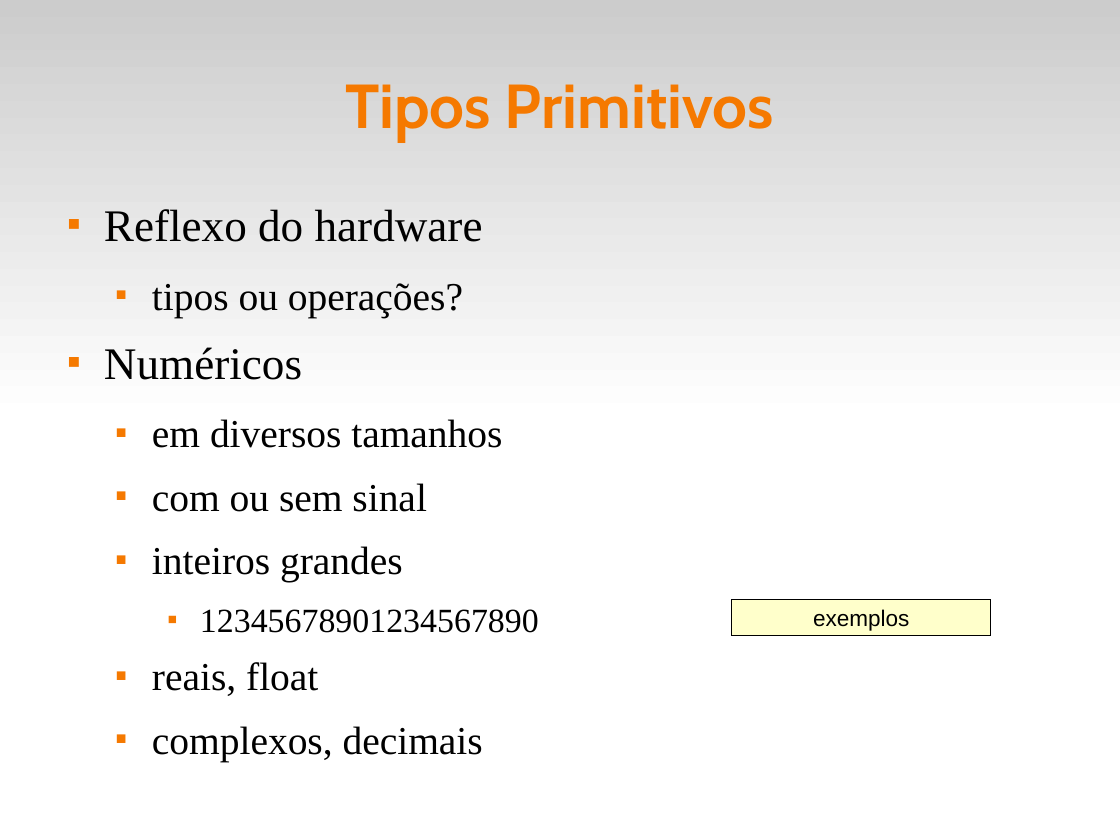
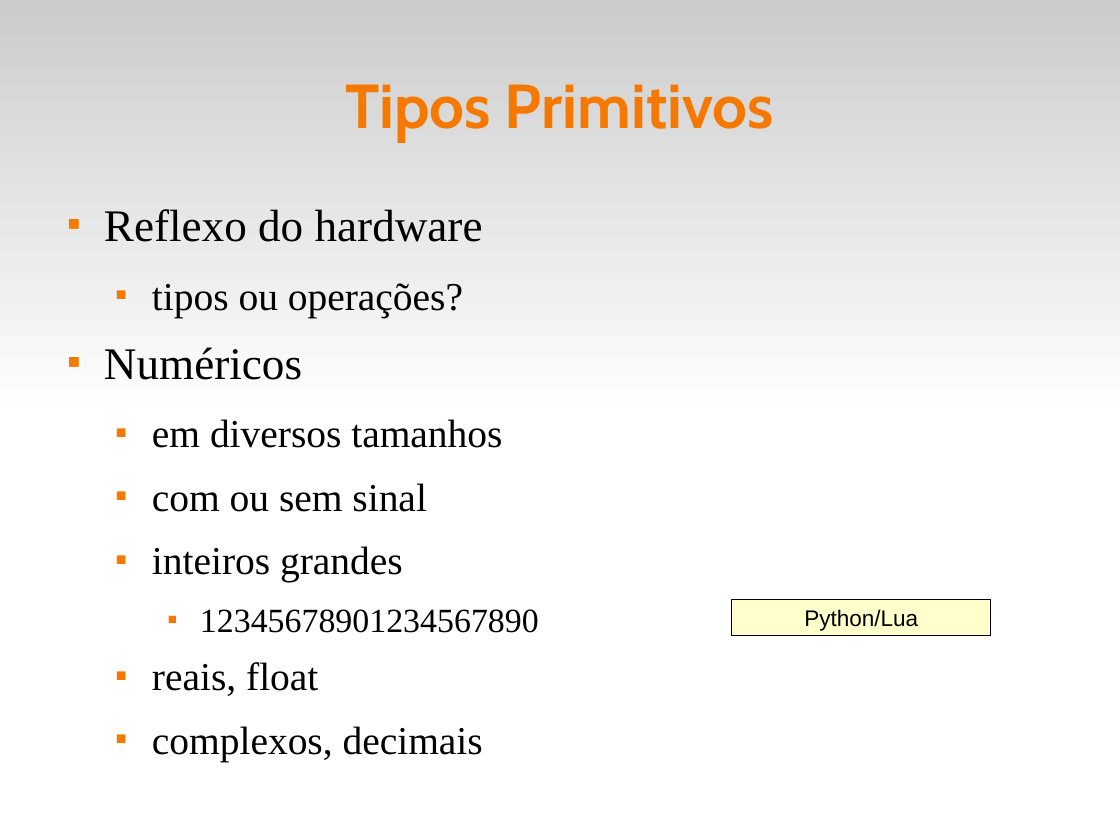
Before and after one commit to fsantanna-uerj/EDL, a slide deck: slide 10 of slides/edl-05-data.odp. Drawn at 1120x840 pixels with LibreOffice and Linux fonts; fonts in the diff are those of the drawing. Boxes give left, top, right and bottom in pixels: in the first picture for what was removed or moved away, otherwise in the second. Text is boxed around its words. In the diff, an @@ line names an element or a change of style, - is before the commit and + after.

```diff
--- a/slides/edl-05-data.odp
+++ b/slides/edl-05-data.odp
@@ text in rectangle at [804,609,918,631]: text changed @@
-exemplos
+Python/Lua
```
Also in this commit, not shown: 1 other slide changed, 8 other files.
